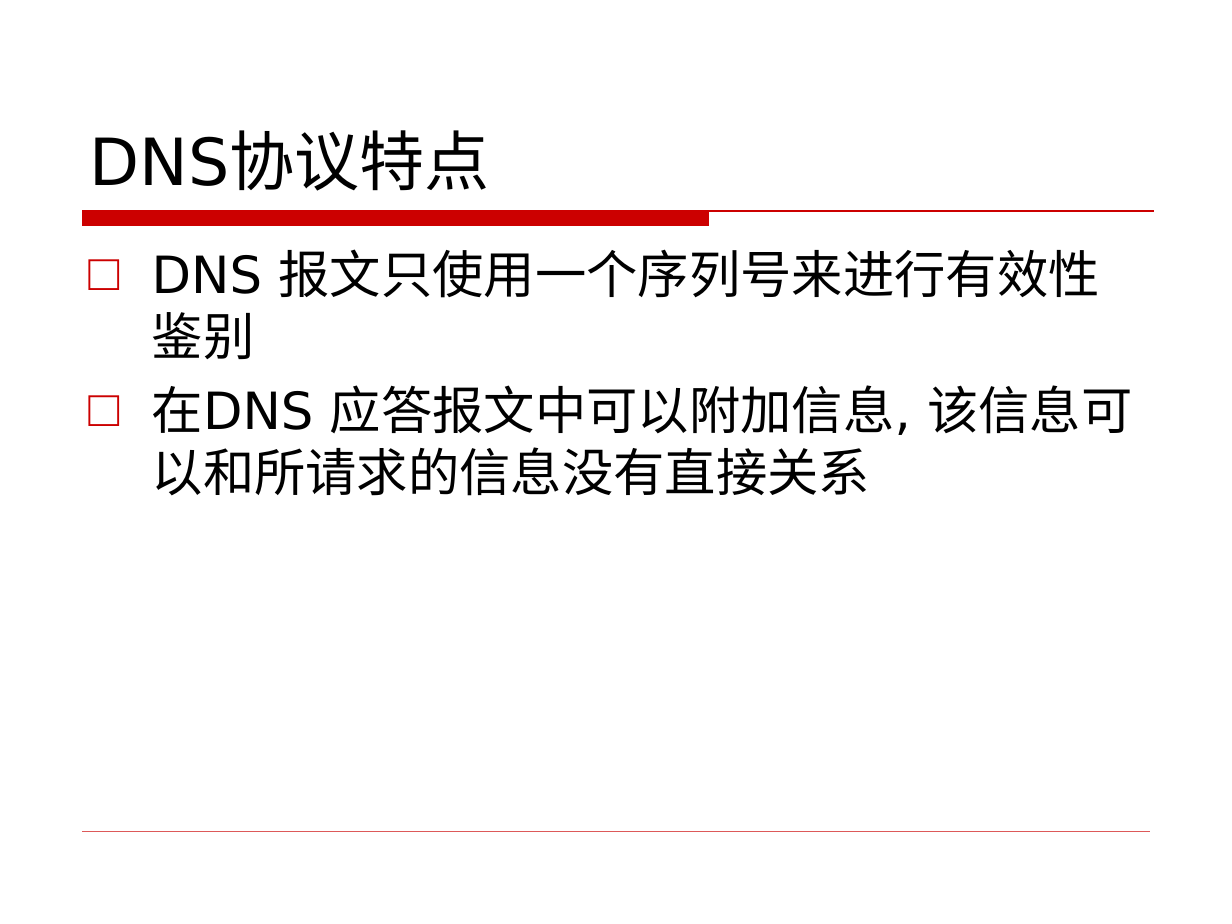
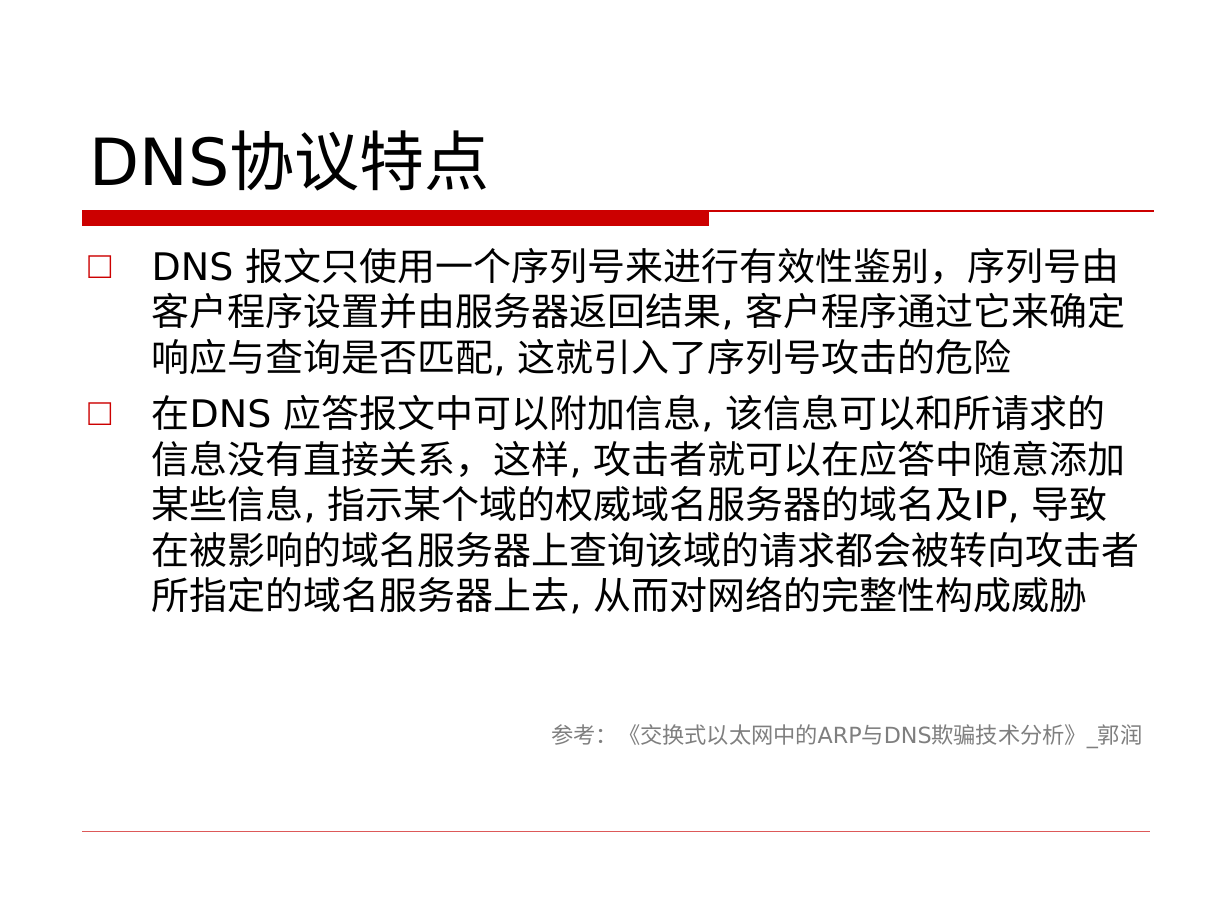
Before and after one commit to CUCCS/ns, a slide deck: slide 2 of 2016-2/MRL_YQY/DNS欺骗.ppt. Drawn at 1232x924 pixels with LibreOffice and Linux fonts; fonts in the diff are those of the drawing; background and template pictures are left out. Boxes give left, top, right and bottom in pixels: in the first picture for what was removed or moved away, otherwise in the second. Text is boxed around its words. In the diff, an @@ line names an element or a change of style, - is before the commit and + after.

Commit message:
1028-DNS欺骗PPT更新
添加了参考文献备注，补充了一些解释

```diff
--- a/2016-2/MRL_YQY/DNS欺骗.ppt
+++ b/2016-2/MRL_YQY/DNS欺骗.ppt
@@ text at (152, 248, 1143, 748): text changed; size 30 to 22.2 pt @@
-□ DNS 报文只使用一个序列号来进行有效性鉴别
-□ 在DNS 应答报文中可以附加信息, 该信息可以和所请求的信息没有直接关系
+□ DNS 报文只使用一个序列号来进行有效性鉴别，序列号由客户程序设置并由服务器返回结果, 客户程序通过它来确定响应与查询是否匹配, 这就引入了序列号攻击的危险
+□ 在DNS 应答报文中可以附加信息, 该信息可以和所请求的信息没有直接关系，这样, 攻击者就可以在应答中随意添加某些信息, 指示某个域的权威域名服务器的域名及IP, 导致在被影响的域名服务器上查询该域的请求都会被转向攻击者所指定的域名服务器上去, 从而对网络的完整性构成威胁
+参考：《交换式以太网中的ARP与DNS欺骗技术分析》_郭润
```
Also in this commit, not shown: 2 other slides changed, 7 slides added, 1 slide removed.
